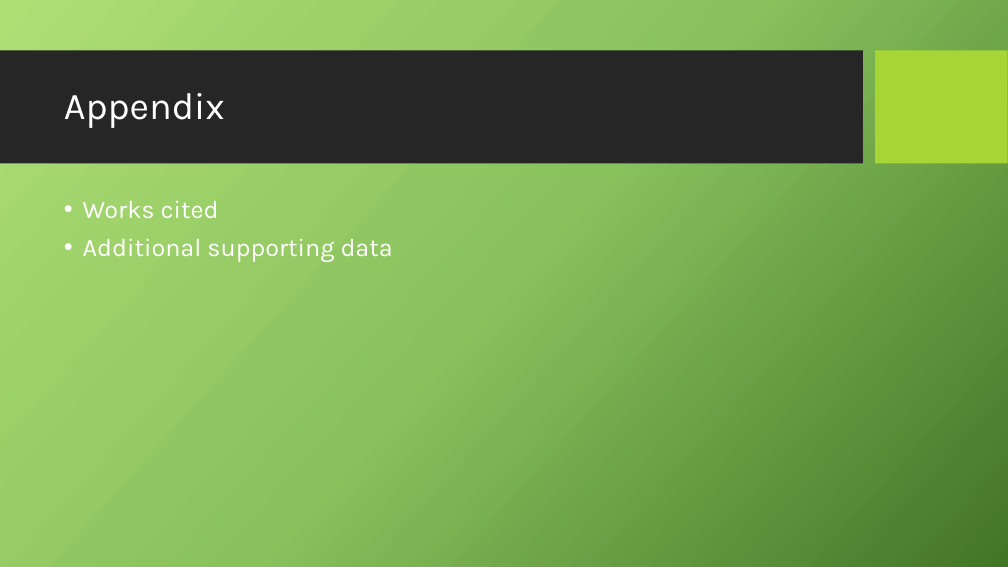
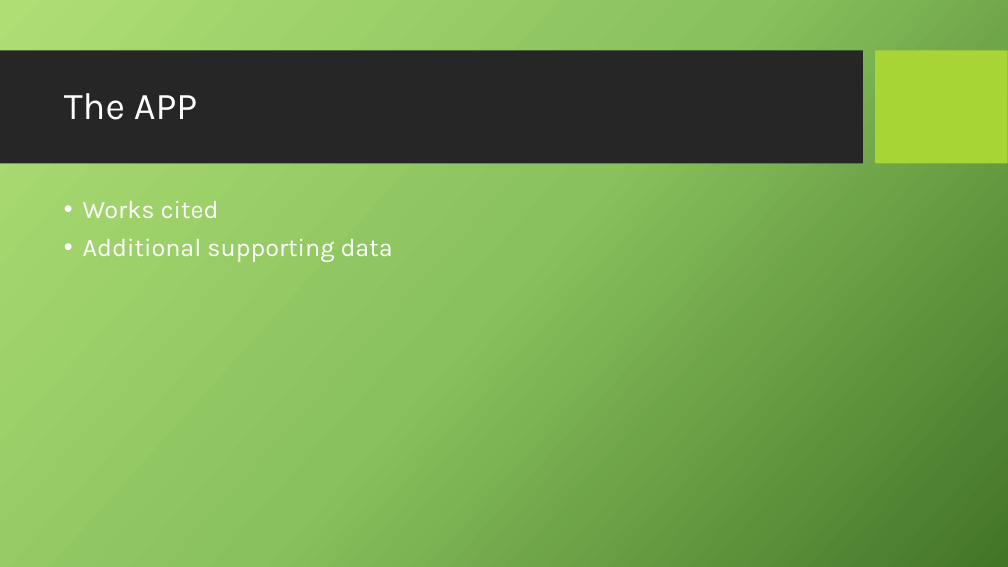
Before and after one commit to Kevin-McConchie/project4fork, a slide deck: slide 32 of Telecom Customer Church - Presentation.pptx (slide 23 before the commit). Drawn at 1008x567 pixels with LibreOffice and Linux fonts; fonts in the diff are those of the drawing; background and template pictures are left out. Boxes give left, top, right and bottom in pixels: in the first picture for what was removed or moved away, otherwise in the second. Text is boxed around its words. In the diff, an @@ line names an element or a change of style, - is before the commit and + after.

```diff
--- a/Telecom Customer Church - Presentation.pptx
+++ b/Telecom Customer Church - Presentation.pptx
@@ title at bbox=[64, 93, 198, 120]: text changed @@
-Appendix
+The APP
```
Also in this commit, not shown: 6 other slides changed, 19 slides added, 9 slides removed.
